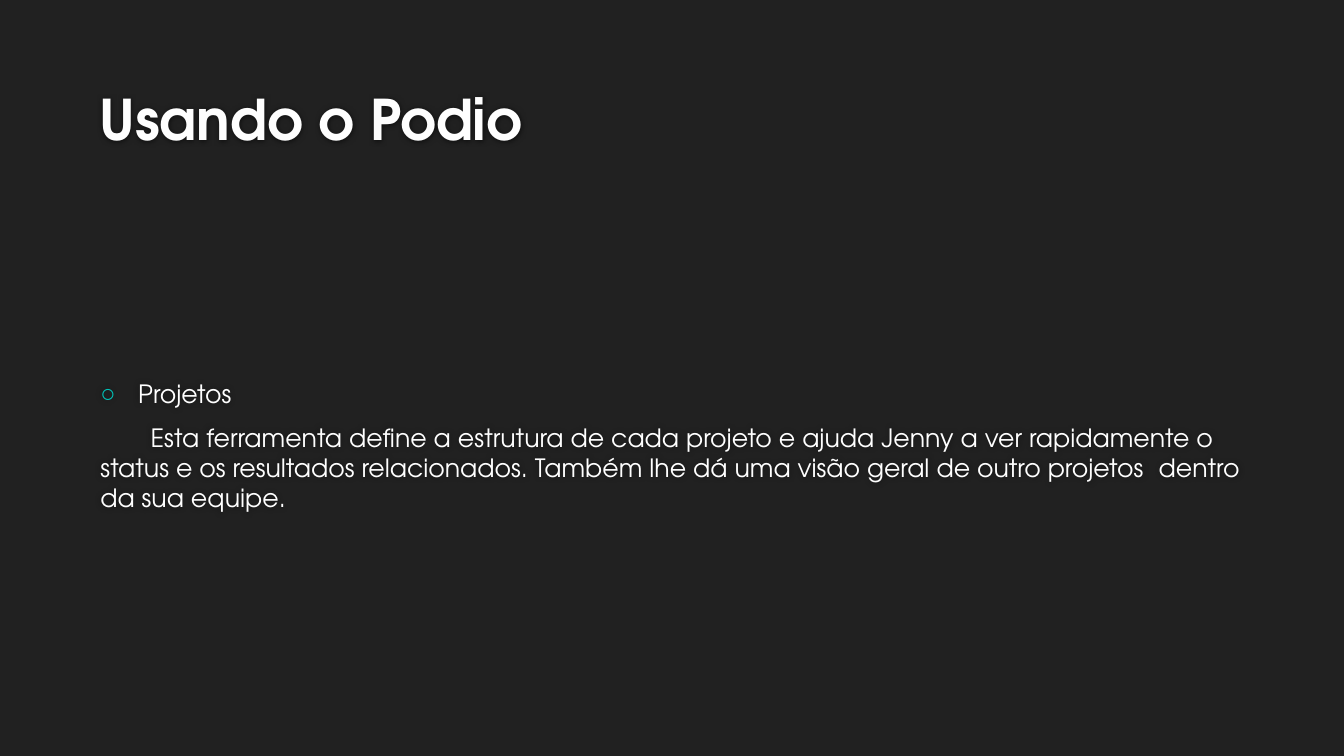
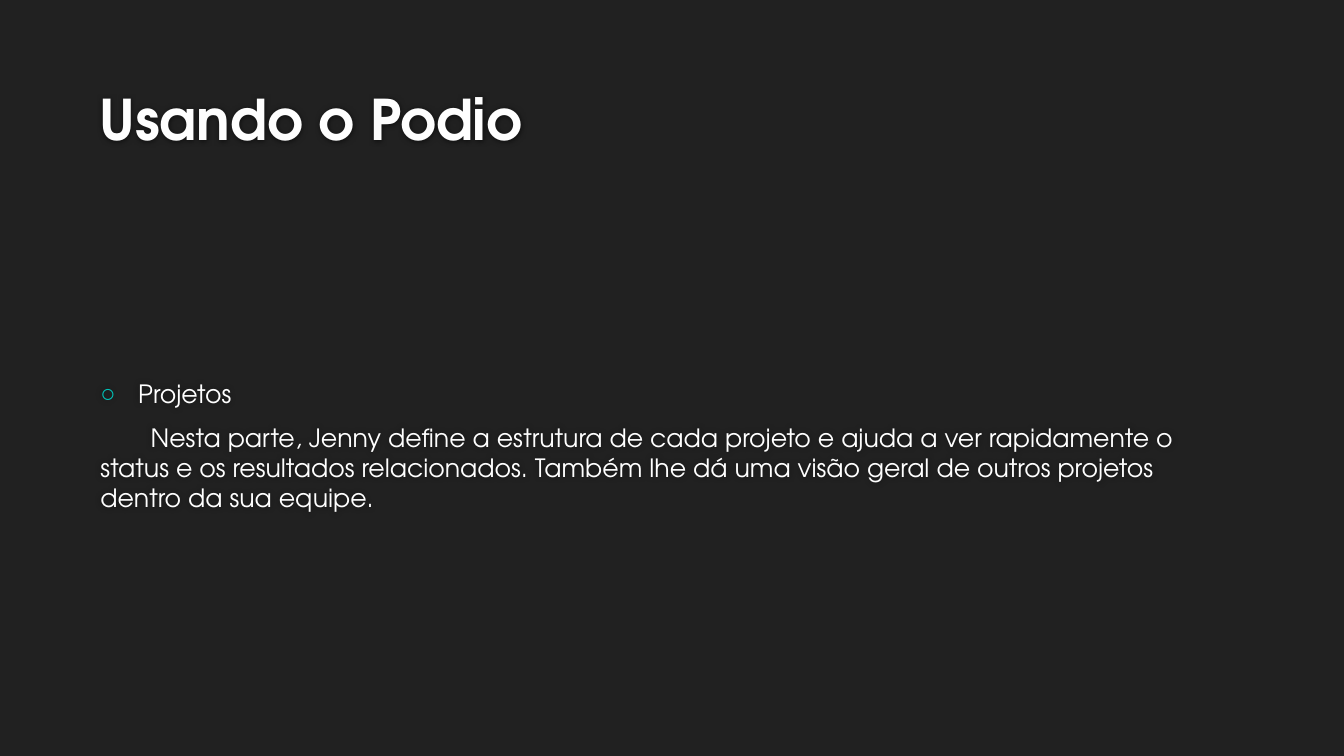
Before and after one commit to rocatelli/Gerenciamento-de-projetos, a slide deck: slide 5 of Podio.pptx. Drawn at 1344x756 pixels with LibreOffice and Linux fonts; fonts in the diff are those of the drawing; background and template pictures are left out. Boxes give left, top, right and bottom in pixels: in the first picture for what was removed or moved away, otherwise in the second. Text is boxed around its words. In the diff, an @@ line names an element or a change of style, - is before the commit and + after.

```diff
--- a/Podio.pptx
+++ b/Podio.pptx
@@ text at (x1=100, y1=428, x2=1173, y2=512): text changed @@
-Esta ferramenta define a estrutura de cada projeto e ajuda Jenny a ver rapidamente o status e os resultados relacionados. Também lhe dá uma visão geral de outro projetos dentro da sua equipe.
+Nesta parte, Jenny define a estrutura de cada projeto e ajuda a ver rapidamente o status e os resultados relacionados. Também lhe dá uma visão geral de outros projetos dentro da sua equipe.
```
Also in this commit, not shown: 1 other slide changed.
